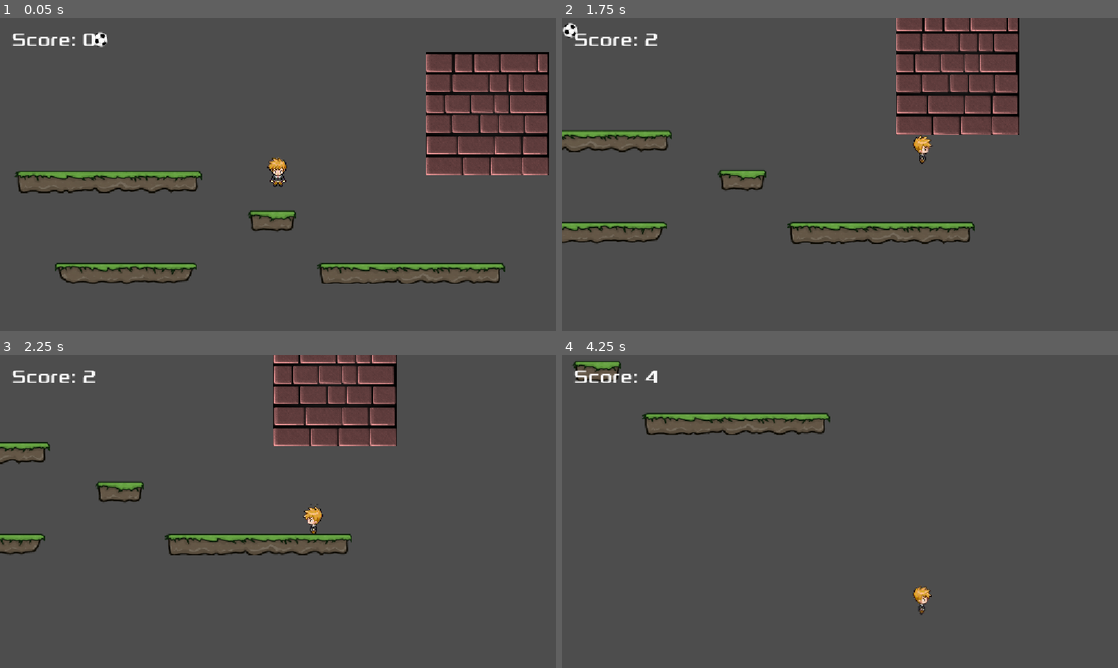
Above: before the commit, frames 1-4 (two rows, left to right).
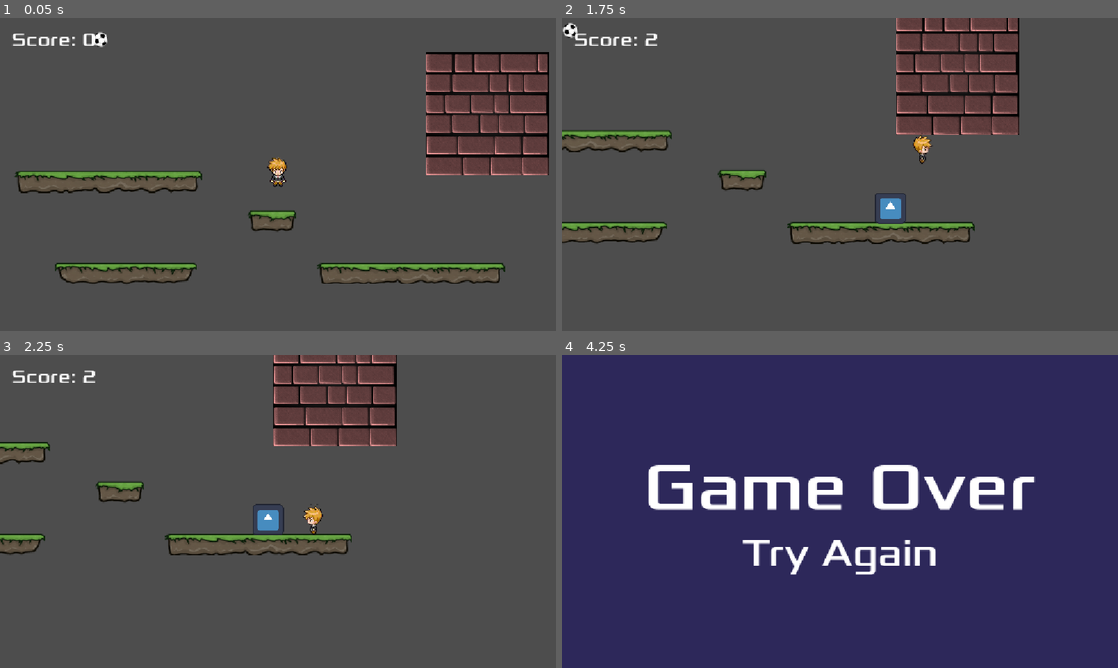
Above: after the commit, the same moments.

Repository: mflash/meujogo20262
Game: Godot game, scene res://main_game.tscn
Same seed, same stepped clock (60 frames per second), same inputs: the game is played once before the commit and once after it. The engine's default icon, where the game draws it, is replaced by a stand-in: a white triangle on a blue panel in a dark square.
Inputs (mouse positions are in pixels of both pictures, inside the frame that each line leads up to):
- Up to frame 1 (0.05 s): no input
- Up to frame 2 (1.75 s): move the mouse to (962, 158) at 0.52 s; press the mouse at (962, 158) at 0.53 s; hold Right (right) from 0.53 s (still down); tap Space (ui_select) at 0.77, 1.52 s; move the mouse to (728, 190) at 1.27 s; release the mouse at (728, 190) at 1.28 s; tap I at 1.35 s
- Up to frame 3 (2.25 s): move the mouse to (333, 442) at 2.02 s; release Right (right) at 2.03 s; press the mouse at (333, 442) at 2.03 s; hold Left (left) from 2.03 s (still down)
- Up to frame 4 (4.25 s): move the mouse to (812, 574) at 2.77 s; release Left (left) at 2.78 s; release the mouse at (812, 574) at 2.78 s; hold Right (right) from 2.78 s (still down); tap I at 2.85 s; tap Space (ui_select) at 3.02, 3.77 s; move the mouse to (1006, 558) at 3.52 s; press the mouse at (1006, 558) at 3.53 s

Frame 1 is identical in both runs. In frame 2, 0.3% of the frame differs, in the area x 56-65%, y 36-66%; in frame 3, 0.3%; in frame 4, 100%, in the area x 0-100%, y 0-100%.

Commit message:
Instanciação e destruição de objetos, estratégias para troca de cena e organização do jogo

Diff:
--- a/anim_player.gd
+++ b/anim_player.gd
@@ -6,6 +6,7 @@
 @export var speed = 300.0
 @export var jump_speed := -1000.0
 @export var gravity := 2500.0
+@export var box : PackedScene
 
 @onready var sprite = $PlayerSprite
 
@@ -24,6 +25,9 @@
 		velocity.y = jump_speed
 		jumped.emit() # notifica quem estiver "ouvindo"
 		get_tree().call_group("HUD", "update_game_score", 2)
+		var b := box.instantiate()
+		b.position = global_position
+		owner.add_child(b) # adiciona sob a raiz da cena
 	velocity.x = vel * speed
 
 
--- a/main_game.gd
+++ b/main_game.gd
@@ -4,16 +4,54 @@
 # (armazena vars usadas em todo o jogo, ex: score, vidas, etc)
 
 var player: MeuPlayer
+var scene_limit: Marker2D
+
+var current_scene = null
 
 @onready var score: int = 0
 @onready var hud = $HUD
 
 
 func _ready() -> void:
-	player = $AnimPlayer
-	player.jumped.connect(player_jumped)
 	# Zera score
 	hud.update_score(score)
+
+	var qtd_filhos = get_child_count()
+	print("Total de filhos:" + str(qtd_filhos))
+	var level = get_child(qtd_filhos - 1)
+	player = level.get_node("AnimPlayer")
+	player.jumped.connect(player_jumped)
+	scene_limit = level.get_node("Position2D")
+	print("Limite vertical: " + str(scene_limit.position.y))
+
+
+func goto_scene(path: String):
+	var qtd_filhos = get_child_count()
+	print("Total filhos: " + str(qtd_filhos))
+	var level := get_child(qtd_filhos - 1)
+	level.free()
+	var new_scene: PackedScene = ResourceLoader.load(path)
+	current_scene = new_scene.instantiate()
+	scene_limit = null # indica a troca de cena
+	get_tree().get_root().get_child(0).add_child(current_scene)
+
+
+func _physics_process(delta: float) -> void:
+	if current_scene != null and current_scene.name == "GameOver":
+		# se for a cena de game over, simplesmente retorna
+		return
+	if scene_limit == null:
+		scene_limit = current_scene.get_node("Position2D")
+		player = current_scene.get_node("AnimPlayer")
+	if player.position.y > scene_limit.position.y:
+		print("Player saiu da tela!")
+		#get_tree().change_scene_to_file("res://scenes/game_over.tscn")
+		# Troca para o level 2
+		#call_deferred("goto_scene", "res://scenes/level2.tscn")
+		# ... ou game over, se for o caso
+		call_deferred("goto_scene", "res://scenes/game_over.tscn")
+		# Não pode trocar imediatamente, pois está no MEIO do frame
+		#goto_scene("res://scenes/level2.tscn")
 
 
 func update_game_score(delta_score):
--- a/main_game.tscn
+++ b/main_game.tscn
@@ -1,117 +1,12 @@
 [gd_scene format=3 uid="uid://c6q2pf6s8aa3e"]
 
-[ext_resource type="PackedScene" uid="uid://dny70bfywb4ns" path="res://anim_player.tscn" id="1_1oj5k"]
 [ext_resource type="Script" uid="uid://bv6g0g0a0g6gg" path="res://main_game.gd" id="1_f52ns"]
-[ext_resource type="Texture2D" uid="uid://bhy3jemch7cts" path="res://bricks/Brickwall6_Texture.png" id="2_yx7mw"]
-[ext_resource type="Texture2D" uid="uid://bwahhpo8f1twq" path="res://grass/grass1.png" id="3_ykeeq"]
-[ext_resource type="Texture2D" uid="uid://ue8pbs8rpww1" path="res://grass/grass2.png" id="4_dugkq"]
-[ext_resource type="Texture2D" uid="uid://s4h65j5lrn8g" path="res://grass/grass4.png" id="5_2pltu"]
-[ext_resource type="Texture2D" uid="uid://ce40u7ysy0yl4" path="res://ball.png" id="6_2pltu"]
+[ext_resource type="PackedScene" uid="uid://biio8u4makcak" path="res://scenes/level1.tscn" id="4_6bm6p"]
 [ext_resource type="Script" uid="uid://cro0e0tjjuehv" path="res://hud.gd" id="8_4srsv"]
 [ext_resource type="FontFile" uid="uid://xa6wut7ie6bp" path="res://Xolonium-Regular.ttf" id="8_l5ukw"]
 
-[sub_resource type="RectangleShape2D" id="RectangleShape2D_pwums"]
-size = Vector2(256, 256)
-
-[sub_resource type="RectangleShape2D" id="RectangleShape2D_6bm6p"]
-size = Vector2(377, 36)
-
-[sub_resource type="RectangleShape2D" id="RectangleShape2D_f52ns"]
-size = Vector2(285, 36)
-
-[sub_resource type="RectangleShape2D" id="RectangleShape2D_l5ukw"]
-size = Vector2(91, 36)
-
-[sub_resource type="PhysicsMaterial" id="PhysicsMaterial_2pltu"]
-bounce = 1.0
-
-[sub_resource type="CircleShape2D" id="CircleShape2D_v4fdb"]
-radius = 16.0
-
 [node name="MainGame" type="Node2D" unique_id=37358547 groups=["HUD"]]
 script = ExtResource("1_f52ns")
-
-[node name="AnimPlayer" parent="." unique_id=140965944 instance=ExtResource("1_1oj5k")]
-position = Vector2(578, 313)
-
-[node name="Camera2D" type="Camera2D" parent="AnimPlayer" unique_id=354827577]
-limit_left = 0
-limit_top = 0
-position_smoothing_enabled = true
-drag_horizontal_enabled = true
-editor_draw_limits = true
-editor_draw_drag_margin = true
-
-[node name="StaticBody2D" type="StaticBody2D" parent="." unique_id=464768775]
-position = Vector2(1012, 198)
-metadata/_edit_group_ = true
-
-[node name="Sprite2D" type="Sprite2D" parent="StaticBody2D" unique_id=978930932]
-texture = ExtResource("2_yx7mw")
-
-[node name="CollisionShape2D" type="CollisionShape2D" parent="StaticBody2D" unique_id=189818791]
-visible = false
-shape = SubResource("RectangleShape2D_pwums")
-
-[node name="grass1" type="StaticBody2D" parent="." unique_id=90975023]
-position = Vector2(226, 339)
-metadata/_edit_group_ = true
-
-[node name="Sprite2D" type="Sprite2D" parent="grass1" unique_id=910767222]
-texture = ExtResource("3_ykeeq")
-
-[node name="CollisionShape2D" type="CollisionShape2D" parent="grass1" unique_id=1910622010]
-visible = false
-position = Vector2(3.5, -2)
-shape = SubResource("RectangleShape2D_6bm6p")
-
-[node name="grass2" type="StaticBody2D" parent="." unique_id=1714963079]
-position = Vector2(263, 529)
-metadata/_edit_group_ = true
-
-[node name="Sprite2D" type="Sprite2D" parent="grass2" unique_id=310137675]
-texture = ExtResource("4_dugkq")
-
-[node name="CollisionShape2D" type="CollisionShape2D" parent="grass2" unique_id=1448646234]
-visible = false
-position = Vector2(0.5, -2)
-shape = SubResource("RectangleShape2D_f52ns")
-
-[node name="grass3" type="StaticBody2D" parent="." unique_id=430848447]
-position = Vector2(565, 419)
-metadata/_edit_group_ = true
-
-[node name="Sprite2D" type="Sprite2D" parent="grass3" unique_id=1301137243]
-texture = ExtResource("5_2pltu")
-
-[node name="CollisionShape2D" type="CollisionShape2D" parent="grass3" unique_id=1881610891]
-visible = false
-position = Vector2(-0.5, -2)
-shape = SubResource("RectangleShape2D_l5ukw")
-
-[node name="grass4" type="StaticBody2D" parent="." unique_id=958774001]
-position = Vector2(853, 529)
-metadata/_edit_group_ = true
-
-[node name="Sprite2D" type="Sprite2D" parent="grass4" unique_id=794328898]
-texture = ExtResource("3_ykeeq")
-
-[node name="CollisionShape2D" type="CollisionShape2D" parent="grass4" unique_id=507815833]
-visible = false
-position = Vector2(3.5, -2)
-shape = SubResource("RectangleShape2D_6bm6p")
-
-[node name="RigidBody2D" type="RigidBody2D" parent="." unique_id=1650303103]
-position = Vector2(209.99998, 43.999996)
-physics_material_override = SubResource("PhysicsMaterial_2pltu")
-metadata/_edit_group_ = true
-
-[node name="Sprite2D" type="Sprite2D" parent="RigidBody2D" unique_id=1834733115]
-texture = ExtResource("6_2pltu")
-
-[node name="CollisionShape2D" type="CollisionShape2D" parent="RigidBody2D" unique_id=846528196]
-visible = false
-shape = SubResource("CircleShape2D_v4fdb")
 
 [node name="HUD" type="CanvasLayer" parent="." unique_id=900428851]
 script = ExtResource("8_4srsv")
@@ -124,3 +19,7 @@
 theme_override_fonts/font = ExtResource("8_l5ukw")
 theme_override_font_sizes/font_size = 40
 text = "Score: 0"
+
+[node name="Level" parent="." unique_id=1908035272 instance=ExtResource("4_6bm6p")]
+
+[editable path="Level"]
--- /dev/null
+++ b/objects/box.gd
@@ -0,0 +1,16 @@
+extends Area2D
+
+
+# Called when the node enters the scene tree for the first time.
+func _ready() -> void:
+	pass # Replace with function body.
+
+
+# Called every frame. 'delta' is the elapsed time since the previous frame.
+func _process(delta: float) -> void:
+	pass
+
+
+func _on_visible_on_screen_notifier_2d_screen_exited() -> void:
+	print("Saiu da tela!")
+	queue_free()
--- /dev/null
+++ b/objects/box.tscn
@@ -0,0 +1,22 @@
+[gd_scene format=3 uid="uid://jqvm3yh460ax"]
+
+[ext_resource type="Script" uid="uid://so3i2io8uoc7" path="res://objects/box.gd" id="1_bctmu"]
+[ext_resource type="Texture2D" uid="uid://ld06pw2njp0r" path="res://icon.svg" id="1_g2tbl"]
+
+[sub_resource type="RectangleShape2D" id="RectangleShape2D_v4fdb"]
+size = Vector2(128, 128)
+
+[node name="Box" type="Area2D" unique_id=586119248]
+scale = Vector2(0.5, 0.5)
+script = ExtResource("1_bctmu")
+
+[node name="Sprite2D" type="Sprite2D" parent="." unique_id=1444060894]
+texture = ExtResource("1_g2tbl")
+
+[node name="CollisionShape2D" type="CollisionShape2D" parent="." unique_id=663243267]
+visible = false
+shape = SubResource("RectangleShape2D_v4fdb")
+
+[node name="VisibleOnScreenNotifier2D" type="VisibleOnScreenNotifier2D" parent="." unique_id=2142677561]
+
+[connection signal="screen_exited" from="VisibleOnScreenNotifier2D" to="." method="_on_visible_on_screen_notifier_2d_screen_exited"]
--- /dev/null
+++ b/scenes/game_over.tscn
@@ -0,0 +1,36 @@
+[gd_scene format=3 uid="uid://b76gav2wcbaxc"]
+
+[ext_resource type="FontFile" uid="uid://xa6wut7ie6bp" path="res://Xolonium-Regular.ttf" id="1_xeevv"]
+
+[node name="GameOver" type="CanvasLayer" unique_id=1132685572]
+
+[node name="ColorRect" type="ColorRect" parent="." unique_id=1995778558]
+anchors_preset = 15
+anchor_right = 1.0
+anchor_bottom = 1.0
+grow_horizontal = 2
+grow_vertical = 2
+color = Color(0.17502254, 0.15799814, 0.35516205, 1)
+
+[node name="CenterContainer" type="CenterContainer" parent="." unique_id=603201604]
+anchors_preset = 15
+anchor_right = 1.0
+anchor_bottom = 1.0
+grow_horizontal = 2
+grow_vertical = 2
+
+[node name="VBoxContainer" type="VBoxContainer" parent="CenterContainer" unique_id=413892184]
+layout_mode = 2
+
+[node name="Label" type="Label" parent="CenterContainer/VBoxContainer" unique_id=1979810685]
+layout_mode = 2
+theme_override_fonts/font = ExtResource("1_xeevv")
+theme_override_font_sizes/font_size = 140
+text = "Game Over"
+
+[node name="Label2" type="Label" parent="CenterContainer/VBoxContainer" unique_id=343059221]
+layout_mode = 2
+theme_override_fonts/font = ExtResource("1_xeevv")
+theme_override_font_sizes/font_size = 80
+text = "Try Again"
+horizontal_alignment = 1
--- /dev/null
+++ b/scenes/level1.tscn
@@ -0,0 +1,117 @@
+[gd_scene format=3 uid="uid://biio8u4makcak"]
+
+[ext_resource type="Texture2D" uid="uid://bhy3jemch7cts" path="res://bricks/Brickwall6_Texture.png" id="1_ejswk"]
+[ext_resource type="Texture2D" uid="uid://bwahhpo8f1twq" path="res://grass/grass1.png" id="2_bbk5w"]
+[ext_resource type="Texture2D" uid="uid://ue8pbs8rpww1" path="res://grass/grass2.png" id="3_conm7"]
+[ext_resource type="Texture2D" uid="uid://s4h65j5lrn8g" path="res://grass/grass4.png" id="4_d3jkd"]
+[ext_resource type="Texture2D" uid="uid://ce40u7ysy0yl4" path="res://ball.png" id="5_u3awl"]
+[ext_resource type="PackedScene" uid="uid://dny70bfywb4ns" path="res://anim_player.tscn" id="6_2ku1j"]
+[ext_resource type="PackedScene" uid="uid://jqvm3yh460ax" path="res://objects/box.tscn" id="7_f31uk"]
+
+[sub_resource type="RectangleShape2D" id="RectangleShape2D_pwums"]
+size = Vector2(256, 256)
+
+[sub_resource type="RectangleShape2D" id="RectangleShape2D_6bm6p"]
+size = Vector2(377, 36)
+
+[sub_resource type="RectangleShape2D" id="RectangleShape2D_f52ns"]
+size = Vector2(285, 36)
+
+[sub_resource type="RectangleShape2D" id="RectangleShape2D_l5ukw"]
+size = Vector2(91, 36)
+
+[sub_resource type="PhysicsMaterial" id="PhysicsMaterial_2pltu"]
+bounce = 1.0
+
+[sub_resource type="CircleShape2D" id="CircleShape2D_v4fdb"]
+radius = 16.0
+
+[node name="Level" type="Node" unique_id=1908035272]
+
+[node name="Scenery" type="Node" parent="." unique_id=218512370]
+
+[node name="StaticBody2D" type="StaticBody2D" parent="Scenery" unique_id=621159129]
+position = Vector2(1012, 198)
+metadata/_edit_group_ = true
+
+[node name="Sprite2D" type="Sprite2D" parent="Scenery/StaticBody2D" unique_id=1766877961]
+texture = ExtResource("1_ejswk")
+
+[node name="CollisionShape2D" type="CollisionShape2D" parent="Scenery/StaticBody2D" unique_id=1422995705]
+visible = false
+shape = SubResource("RectangleShape2D_pwums")
+
+[node name="grass1" type="StaticBody2D" parent="Scenery" unique_id=1734829400]
+position = Vector2(226, 339)
+metadata/_edit_group_ = true
+
+[node name="Sprite2D" type="Sprite2D" parent="Scenery/grass1" unique_id=2092025768]
+texture = ExtResource("2_bbk5w")
+
+[node name="CollisionShape2D" type="CollisionShape2D" parent="Scenery/grass1" unique_id=321449174]
+visible = false
+position = Vector2(3.5, -2)
+shape = SubResource("RectangleShape2D_6bm6p")
+
+[node name="grass2" type="StaticBody2D" parent="Scenery" unique_id=532608776]
+position = Vector2(263, 529)
+metadata/_edit_group_ = true
+
+[node name="Sprite2D" type="Sprite2D" parent="Scenery/grass2" unique_id=852522430]
+texture = ExtResource("3_conm7")
+
+[node name="CollisionShape2D" type="CollisionShape2D" parent="Scenery/grass2" unique_id=2016308355]
+visible = false
+position = Vector2(0.5, -2)
+shape = SubResource("RectangleShape2D_f52ns")
+
+[node name="grass3" type="StaticBody2D" parent="Scenery" unique_id=855675690]
+position = Vector2(565, 419)
+metadata/_edit_group_ = true
+
+[node name="Sprite2D" type="Sprite2D" parent="Scenery/grass3" unique_id=792985023]
+texture = ExtResource("4_d3jkd")
+
+[node name="CollisionShape2D" type="CollisionShape2D" parent="Scenery/grass3" unique_id=1781576581]
+visible = false
+position = Vector2(-0.5, -2)
+shape = SubResource("RectangleShape2D_l5ukw")
+
+[node name="grass4" type="StaticBody2D" parent="Scenery" unique_id=379325089]
+position = Vector2(853, 529)
+metadata/_edit_group_ = true
+
+[node name="Sprite2D" type="Sprite2D" parent="Scenery/grass4" unique_id=682419824]
+texture = ExtResource("2_bbk5w")
+
+[node name="CollisionShape2D" type="CollisionShape2D" parent="Scenery/grass4" unique_id=88060350]
+visible = false
+position = Vector2(3.5, -2)
+shape = SubResource("RectangleShape2D_6bm6p")
+
+[node name="RigidBody2D" type="RigidBody2D" parent="Scenery" unique_id=34280440]
+position = Vector2(209.99998, 43.999996)
+physics_material_override = SubResource("PhysicsMaterial_2pltu")
+metadata/_edit_group_ = true
+
+[node name="Sprite2D" type="Sprite2D" parent="Scenery/RigidBody2D" unique_id=160906512]
+texture = ExtResource("5_u3awl")
+
+[node name="CollisionShape2D" type="CollisionShape2D" parent="Scenery/RigidBody2D" unique_id=481037735]
+visible = false
+shape = SubResource("CircleShape2D_v4fdb")
+
+[node name="AnimPlayer" parent="." unique_id=140965944 instance=ExtResource("6_2ku1j")]
+position = Vector2(578, 313)
+box = ExtResource("7_f31uk")
+
+[node name="Camera2D" type="Camera2D" parent="AnimPlayer" unique_id=1753956127]
+limit_left = 0
+limit_top = 0
+position_smoothing_enabled = true
+drag_horizontal_enabled = true
+editor_draw_limits = true
+editor_draw_drag_margin = true
+
+[node name="Position2D" type="Marker2D" parent="." unique_id=240421275]
+position = Vector2(413, 723)
--- /dev/null
+++ b/scenes/level2.tscn
@@ -0,0 +1,110 @@
+[gd_scene format=3 uid="uid://s26n7qtol8mi"]
+
+[ext_resource type="Texture2D" uid="uid://bhy3jemch7cts" path="res://bricks/Brickwall6_Texture.png" id="1_6ep0u"]
+[ext_resource type="Texture2D" uid="uid://bwahhpo8f1twq" path="res://grass/grass1.png" id="2_hrcei"]
+[ext_resource type="Texture2D" uid="uid://ue8pbs8rpww1" path="res://grass/grass2.png" id="3_xa7n4"]
+[ext_resource type="Texture2D" uid="uid://s4h65j5lrn8g" path="res://grass/grass4.png" id="4_bo4dx"]
+[ext_resource type="PackedScene" uid="uid://dny70bfywb4ns" path="res://anim_player.tscn" id="6_8g4ke"]
+[ext_resource type="PackedScene" uid="uid://jqvm3yh460ax" path="res://objects/box.tscn" id="7_56gwk"]
+
+[sub_resource type="RectangleShape2D" id="RectangleShape2D_pwums"]
+size = Vector2(256, 256)
+
+[sub_resource type="RectangleShape2D" id="RectangleShape2D_6bm6p"]
+size = Vector2(377, 36)
+
+[sub_resource type="RectangleShape2D" id="RectangleShape2D_f52ns"]
+size = Vector2(285, 36)
+
+[sub_resource type="RectangleShape2D" id="RectangleShape2D_l5ukw"]
+size = Vector2(91, 36)
+
+[node name="Level" type="Node" unique_id=1908035272]
+
+[node name="Scenery" type="Node" parent="." unique_id=218512370]
+
+[node name="StaticBody2D" type="StaticBody2D" parent="Scenery" unique_id=621159129]
+position = Vector2(1177, 423)
+metadata/_edit_group_ = true
+
+[node name="Sprite2D" type="Sprite2D" parent="Scenery/StaticBody2D" unique_id=1766877961]
+texture = ExtResource("1_6ep0u")
+
+[node name="CollisionShape2D" type="CollisionShape2D" parent="Scenery/StaticBody2D" unique_id=1422995705]
+visible = false
+shape = SubResource("RectangleShape2D_pwums")
+
+[node name="grass1" type="StaticBody2D" parent="Scenery" unique_id=1734829400]
+position = Vector2(286, 230)
+metadata/_edit_group_ = true
+
+[node name="Sprite2D" type="Sprite2D" parent="Scenery/grass1" unique_id=2092025768]
+texture = ExtResource("2_hrcei")
+
+[node name="CollisionShape2D" type="CollisionShape2D" parent="Scenery/grass1" unique_id=321449174]
+visible = false
+position = Vector2(3.5, -2)
+shape = SubResource("RectangleShape2D_6bm6p")
+
+[node name="grass5" type="StaticBody2D" parent="Scenery" unique_id=658136203]
+position = Vector2(780, 80)
+metadata/_edit_group_ = true
+
+[node name="Sprite2D" type="Sprite2D" parent="Scenery/grass5" unique_id=1671187181]
+texture = ExtResource("2_hrcei")
+
+[node name="CollisionShape2D" type="CollisionShape2D" parent="Scenery/grass5" unique_id=627257422]
+visible = false
+position = Vector2(3.5, -2)
+shape = SubResource("RectangleShape2D_6bm6p")
+
+[node name="grass2" type="StaticBody2D" parent="Scenery" unique_id=532608776]
+position = Vector2(896, 528)
+metadata/_edit_group_ = true
+
+[node name="Sprite2D" type="Sprite2D" parent="Scenery/grass2" unique_id=852522430]
+texture = ExtResource("3_xa7n4")
+
+[node name="CollisionShape2D" type="CollisionShape2D" parent="Scenery/grass2" unique_id=2016308355]
+visible = false
+position = Vector2(0.5, -2)
+shape = SubResource("RectangleShape2D_f52ns")
+
+[node name="grass3" type="StaticBody2D" parent="Scenery" unique_id=855675690]
+position = Vector2(623, 399)
+metadata/_edit_group_ = true
+
+[node name="Sprite2D" type="Sprite2D" parent="Scenery/grass3" unique_id=792985023]
+texture = ExtResource("4_bo4dx")
+
+[node name="CollisionShape2D" type="CollisionShape2D" parent="Scenery/grass3" unique_id=1781576581]
+visible = false
+position = Vector2(-0.5, -2)
+shape = SubResource("RectangleShape2D_l5ukw")
+
+[node name="grass4" type="StaticBody2D" parent="Scenery" unique_id=379325089]
+position = Vector2(297, 562)
+metadata/_edit_group_ = true
+
+[node name="Sprite2D" type="Sprite2D" parent="Scenery/grass4" unique_id=682419824]
+texture = ExtResource("2_hrcei")
+
+[node name="CollisionShape2D" type="CollisionShape2D" parent="Scenery/grass4" unique_id=88060350]
+visible = false
+position = Vector2(3.5, -2)
+shape = SubResource("RectangleShape2D_6bm6p")
+
+[node name="AnimPlayer" parent="." unique_id=140965944 instance=ExtResource("6_8g4ke")]
+position = Vector2(635, 333)
+box = ExtResource("7_56gwk")
+
+[node name="Camera2D" type="Camera2D" parent="AnimPlayer" unique_id=1753956127]
+limit_left = 0
+limit_top = 0
+position_smoothing_enabled = true
+drag_horizontal_enabled = true
+editor_draw_limits = true
+editor_draw_drag_margin = true
+
+[node name="Position2D" type="Marker2D" parent="." unique_id=240421275]
+position = Vector2(511, 696)
Not shown, added: objects/box.gd.uid
